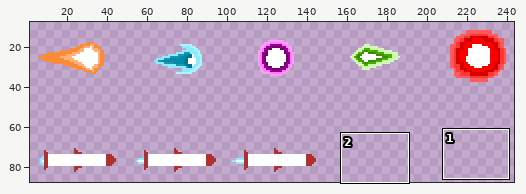
File history of a sprite sheet, Assets/Projetc_SkateGuy/Assets/Bullets.png. Above: a wide view before the commit, with the close-up outlined.
Close-up. Before:
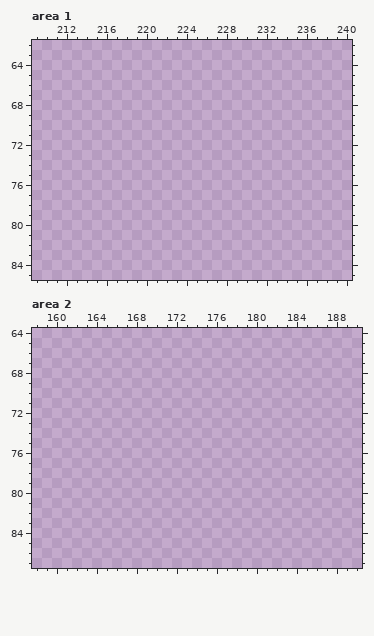
The file is 250x100 pixels. Shown: area 1: x 209..240, y 62..85; area 2: x 158..190, y 64..87. The wide view leaves out empty margins.
Now the later version:
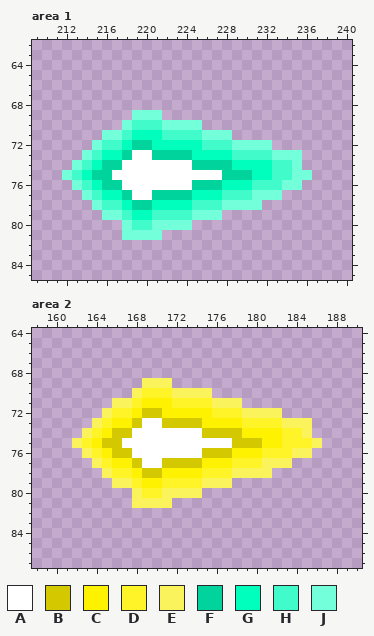
Palette (. is transparent): A #ffffff  B #d4c900  C #fff200  D #fff428  E #fbf35c  F #00d49c  G #00ffbc  H #42fbca  J #74ffdb
What changed:
Changed rows in their new state; - is an unchanged pixel.
Area 1:
first column x 212:
69 -------JJJ---------------
70 ------JHHHJJJJ-----------
71 ----JJHGGGHHHHJJJ--------
72 ---JHHGFFGGGGGHHHJJJJ----
73 --JHGGFAAFFFFGGGGHHHHJJJ-
74 -JHGFFAAAAAAAFFFFGGGGHHJ-
75 JHGFFAAAAAAAAAAAFFFGGHHJJ
76 -JHGFFAAAAAAAFFFGGGHHHJJ-
77 --JHGGFAAFFFFGGGHHHJJJ---
78 ---JHHGFFGGGGHHHJJJJ-----
79 ----JJHGGHHHHJJJ---------
80 ------JHHJJJJ------------
81 ------JJJJ---------------
Area 2:
first column x 162:
69 -------EEE---------------
70 ------EDDDEEEE-----------
71 ----EEDCCCDDDDEEE--------
72 ---EDDCBBCCCCCDDDEEEE----
73 --EDCCBAABBBBCCCCDDDDEEE-
74 -EDCBBAAAAAAABBBBCCCCDDE-
75 EDCBBAAAAAAAAAAABBBCCDDDE
76 -EDCBBAAAAAAABBBCCCDDDEE-
77 --EDCCBAABBBBCCCDDDEEE---
78 ---EDDCBBCCCCDDDEEEE-----
79 ----EEDCCDDDDEEE---------
80 ------EDDEEEE------------
81 ------EEEE---------------
